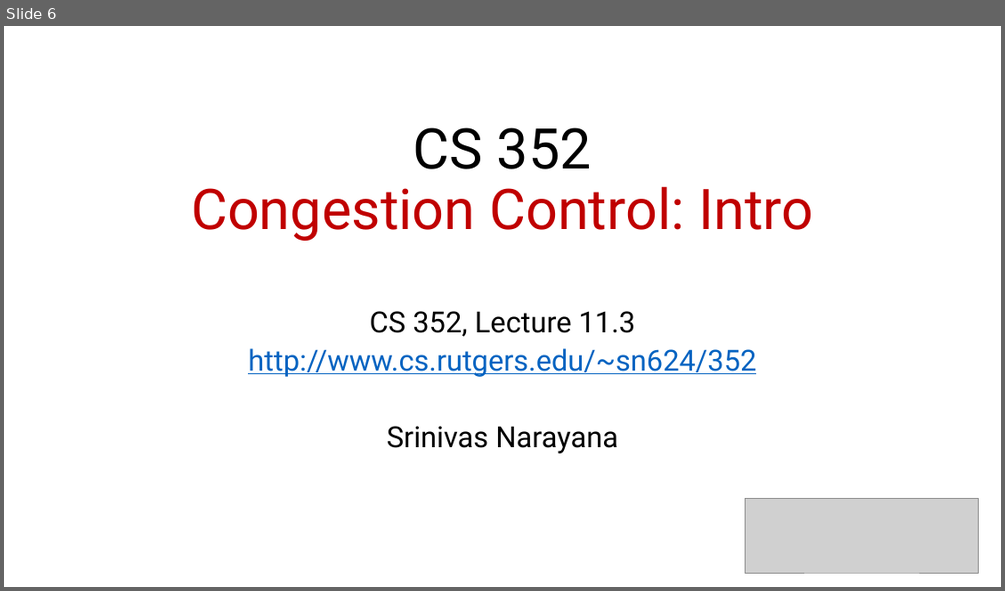
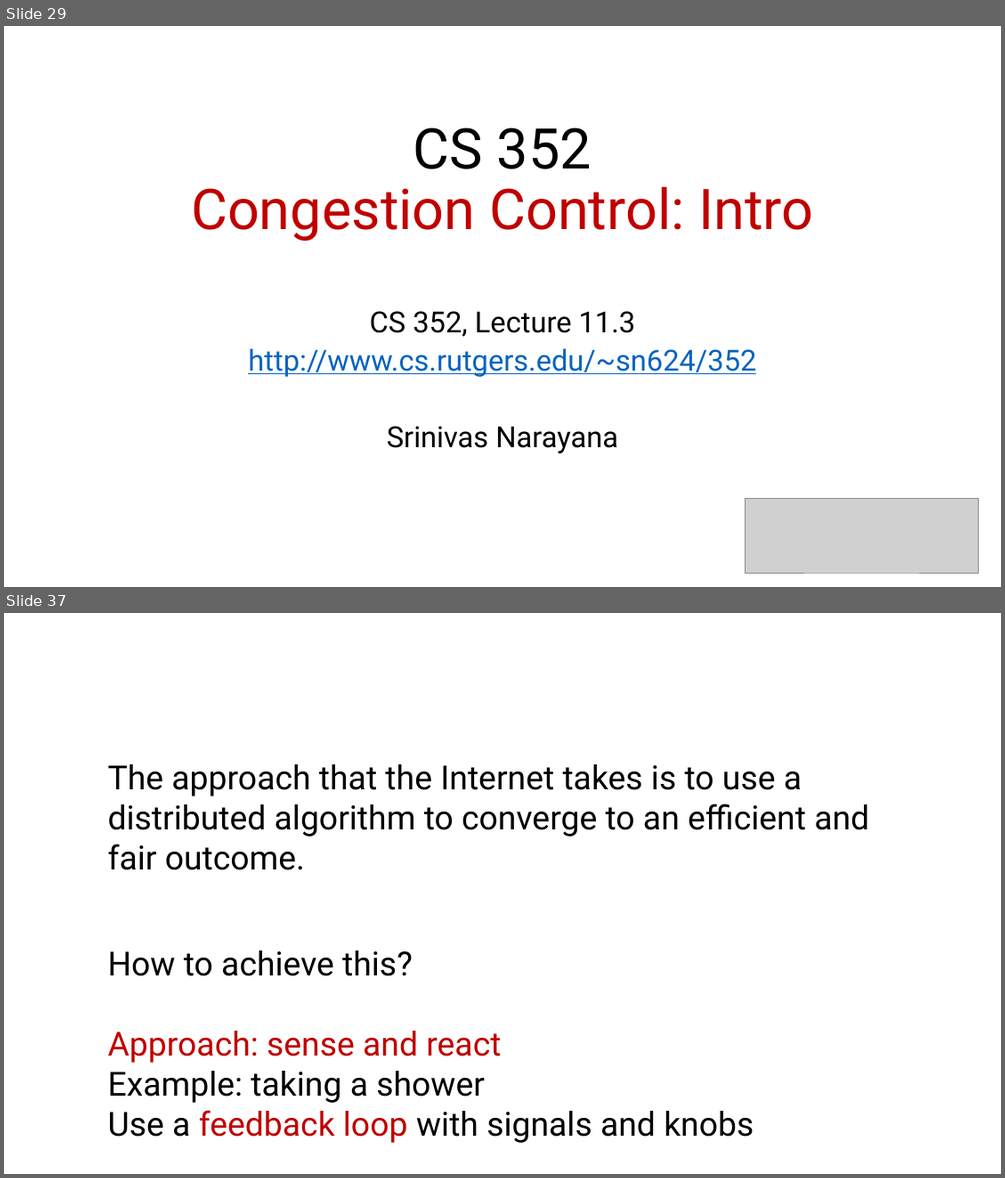
Before and after one commit to ngsrinivas/coursegen, a slide deck: ex/352-S21/staging/352-S21/lectures/transport-tcp-ordering-flow-control-intro-congestion-control.pptx. Shown one above the other, each under a label of ours: slide 6 before the commit, slides 29 and 37 after it; the slides between them are not shown. The pictures are 1005x591 and 1005x1178 pixels, drawn with LibreOffice and Linux fonts; fonts in the diff are those of the drawing; grey boxes stand for pictures. Boxes give left, top, right and bottom in pixels: in the first picture for what was removed or moved away, otherwise in the second. Text is boxed around its words. In the diff, an @@ line names an element or a change of style, - is before the commit and + after.

```diff
--- a/ex/352-S21/staging/352-S21/lectures/transport-tcp-ordering-flow-control-intro-congestion-control.pptx
+++ b/ex/352-S21/staging/352-S21/lectures/transport-tcp-ordering-flow-control-intro-congestion-control.pptx
@@ slide 37 added at [4,613,1001,1174], background #FFFFFF @@
@@ text added at [108,764,869,870], 32 pt, text #000000 @@
+The approach that the Internet takes is to use a distributed algorithm to converge to an efficient and fair outcome.
@@ text added at [108,950,753,1143], 32 pt, text #000000 @@
+How to achieve this?
+Approach: sense and react
+Example: taking a shower
+Use a feedback loop with signals and knobs
@@ what was slide 6 is now slide 29 @@
```
Also in this commit, not shown: 32 other slides added.
